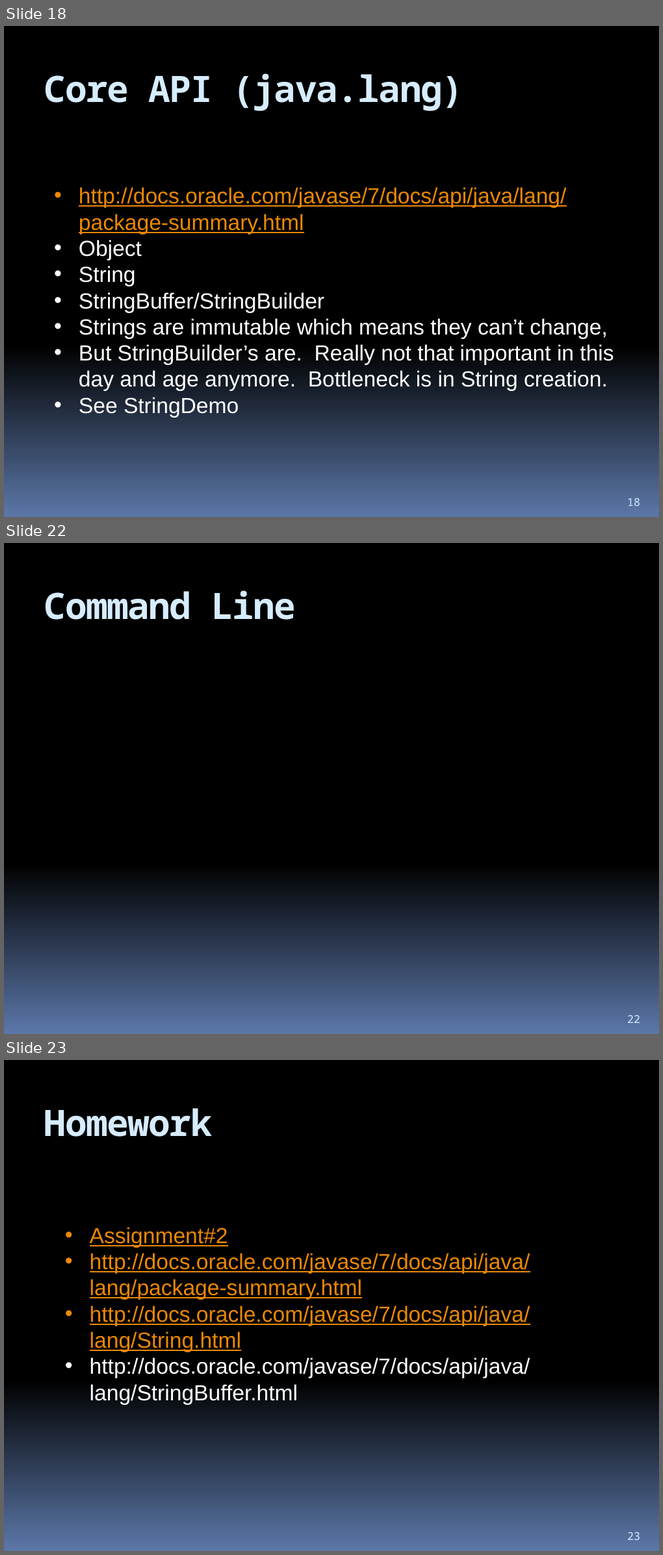
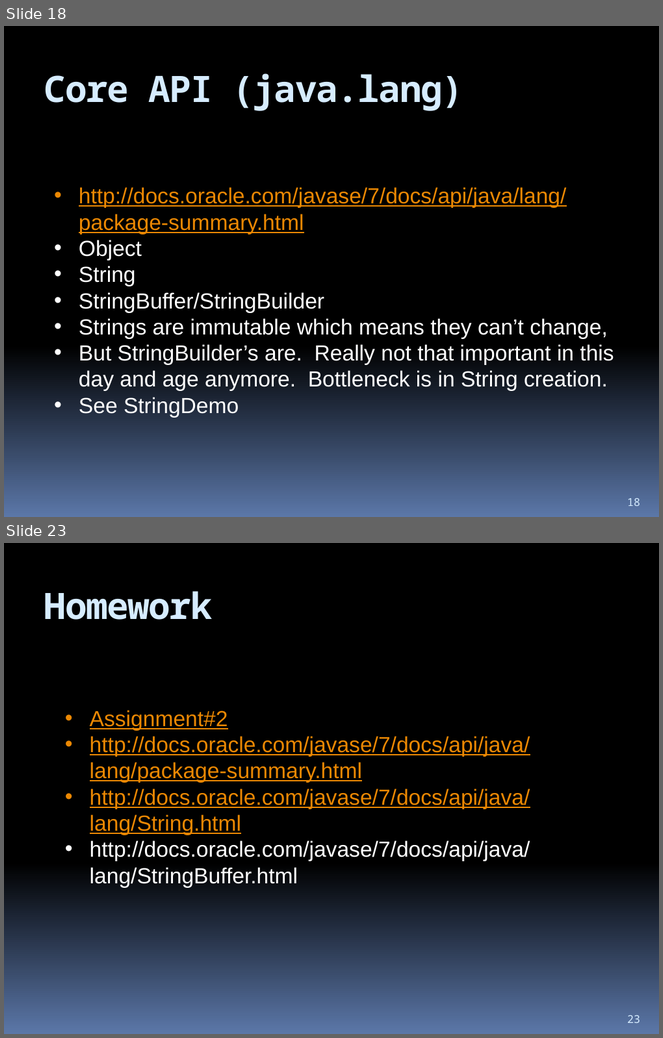
Before and after one commit to hchan/comp2613, a slide deck: coursePresentation.pptx. Shown one above the other, each under a label of ours: slides 18, 22 and 23 before the commit, slides 18 and 23 after it; the slides between them are not shown. The pictures are 663x1555 and 663x1038 pixels, drawn with LibreOffice and Linux fonts; fonts in the diff are those of the drawing. Boxes give left, top, right and bottom in pixels: in the first picture for what was removed or moved away, otherwise in the second. Text is boxed around its words. In the diff, an @@ line names an element or a change of style, - is before the commit and + after.

```diff
--- a/coursePresentation.pptx
+++ b/coursePresentation.pptx
@@ slide 22 removed at (x1=4, y1=543, x2=659, y2=1034), background gradient #000000 to #5B77A8 @@
@@ title removed at (x1=44, y1=590, x2=296, y2=620) @@
-Command Line
@@ page number removed at (x1=627, y1=1016, x2=640, y2=1023) @@
-22
```
Also in this commit, not shown: 3 slides changed, 1 slide added, 1 other file.
